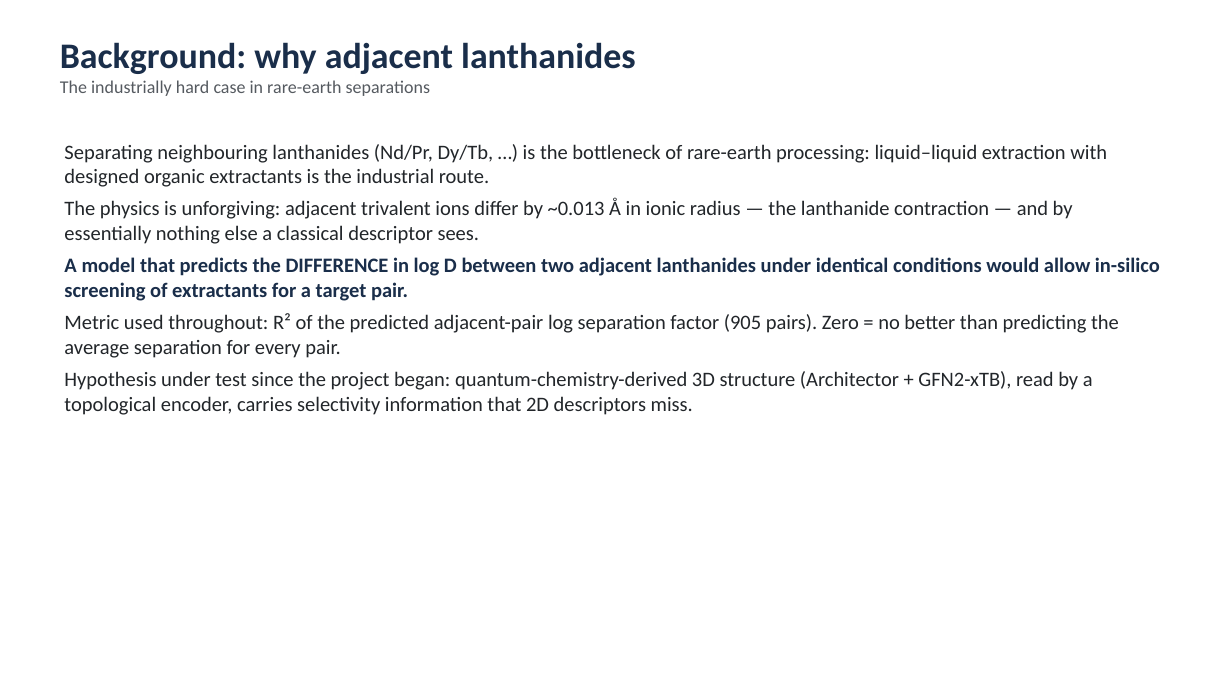
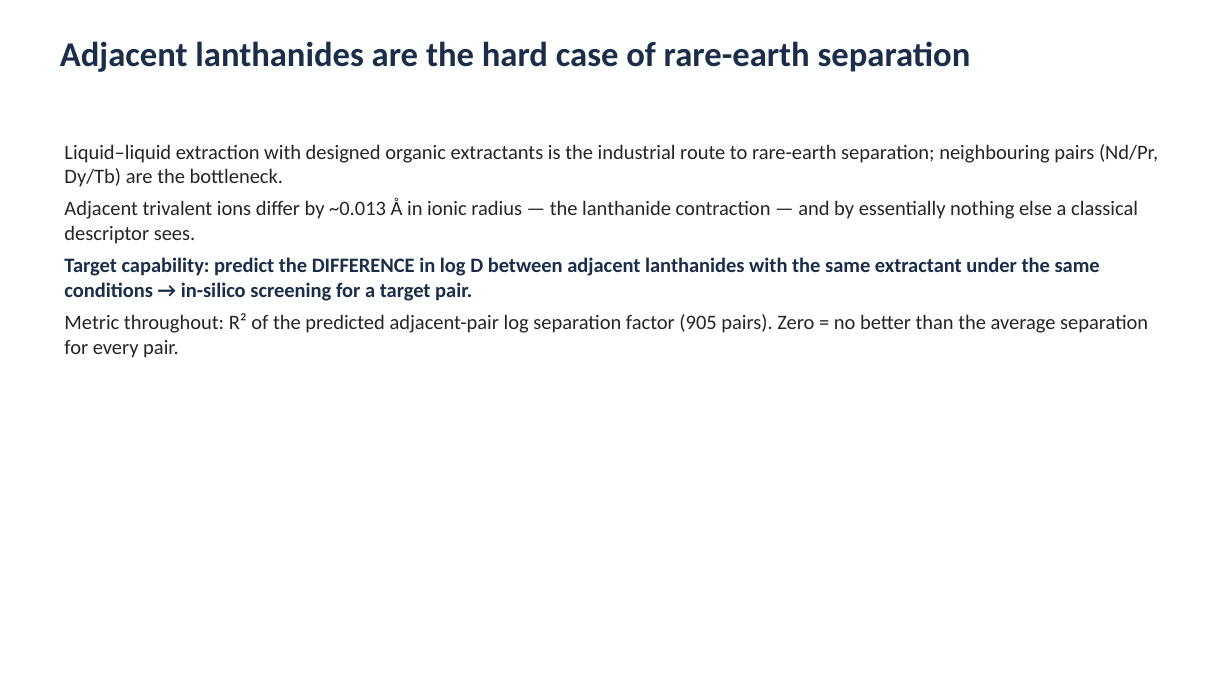
Before and after one commit to mironovb/lanthanidestrain, a slide deck: slide 3 of docs/vogiatzis_findings_2026-08.pptx (slide 2 before the commit). Drawn at 1232x693 pixels with LibreOffice and Linux fonts; fonts in the diff are those of the drawing. Boxes give left, top, right and bottom in pixels: in the first picture for what was removed or moved away, otherwise in the second. Text is boxed around its words. In the diff, an @@ line names an element or a change of style, - is before the commit and + after.

```diff
--- a/docs/vogiatzis_findings_2026-08.pptx
+++ b/docs/vogiatzis_findings_2026-08.pptx
@@ text at (60,41,971,72): text changed; size 14 to 27 pt; text colour #555A60 to #1A2E4A; bold on @@
-Background: why adjacent lanthanides
-The industrially hard case in rare-earth separations
+Adjacent lanthanides are the hard case of rare-earth separation
@@ text at (64,144,1158,358): text changed @@
-Separating neighbouring lanthanides (Nd/Pr, Dy/Tb, …) is the bottleneck of rare-earth processing: liquid–liquid extraction with designed organic extractants is the industrial route.
-The physics is unforgiving: adjacent trivalent ions differ by ~0.013 Å in ionic radius — the lanthanide contraction — and by essentially nothing else a classical descriptor sees.
-A model that predicts the DIFFERENCE in log D between two adjacent lanthanides under identical conditions would allow in-silico screening of extractants for a target pair.
-Metric used throughout: R² of the predicted adjacent-pair log separation factor (905 pairs). Zero = no better than predicting the average separation for every pair.
-Hypothesis under test since the project began: quantum-chemistry-derived 3D structure (Architector + GFN2-xTB), read by a topological encoder, carries selectivity information that 2D descriptors miss.
+Liquid–liquid extraction with designed organic extractants is the industrial route to rare-earth separation; neighbouring pairs (Nd/Pr, Dy/Tb) are the bottleneck.
+Adjacent trivalent ions differ by ~0.013 Å in ionic radius — the lanthanide contraction — and by essentially nothing else a classical descriptor sees.
+Target capability: predict the DIFFERENCE in log D between adjacent lanthanides with the same extractant under the same conditions → in-silico screening for a target pair.
+Metric throughout: R² of the predicted adjacent-pair log separation factor (905 pairs). Zero = no better than the average separation for every pair.
```
Also in this commit, not shown: 15 other slides changed, 3 slides added, 1 slide removed, 1 other file.
